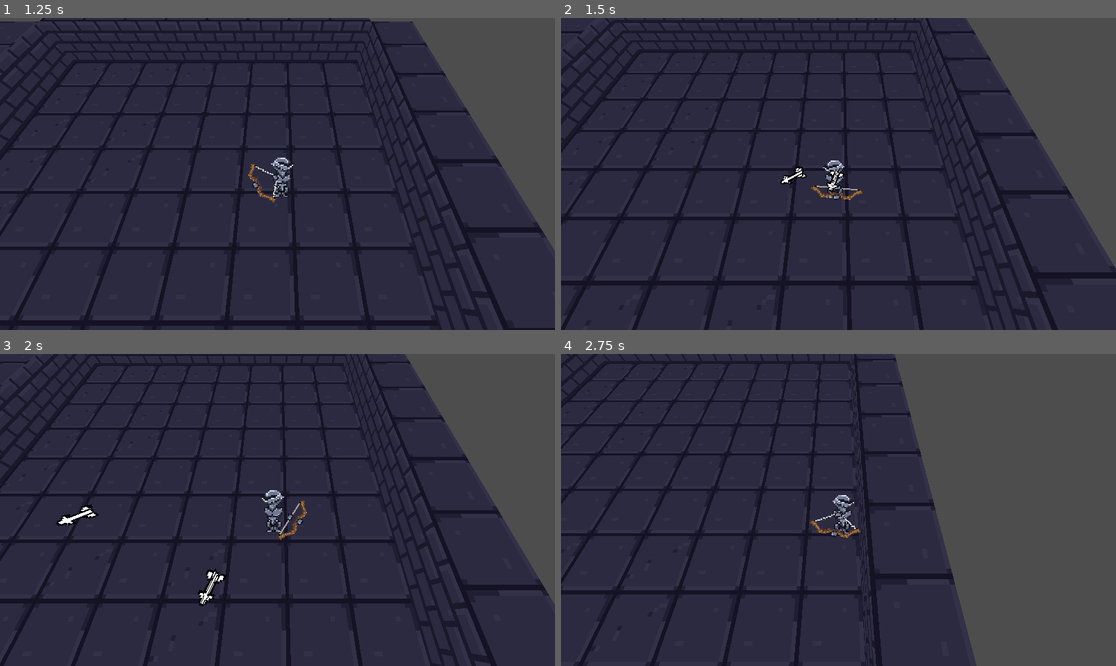
Above: before the commit, frames 1-4 (two rows, left to right).
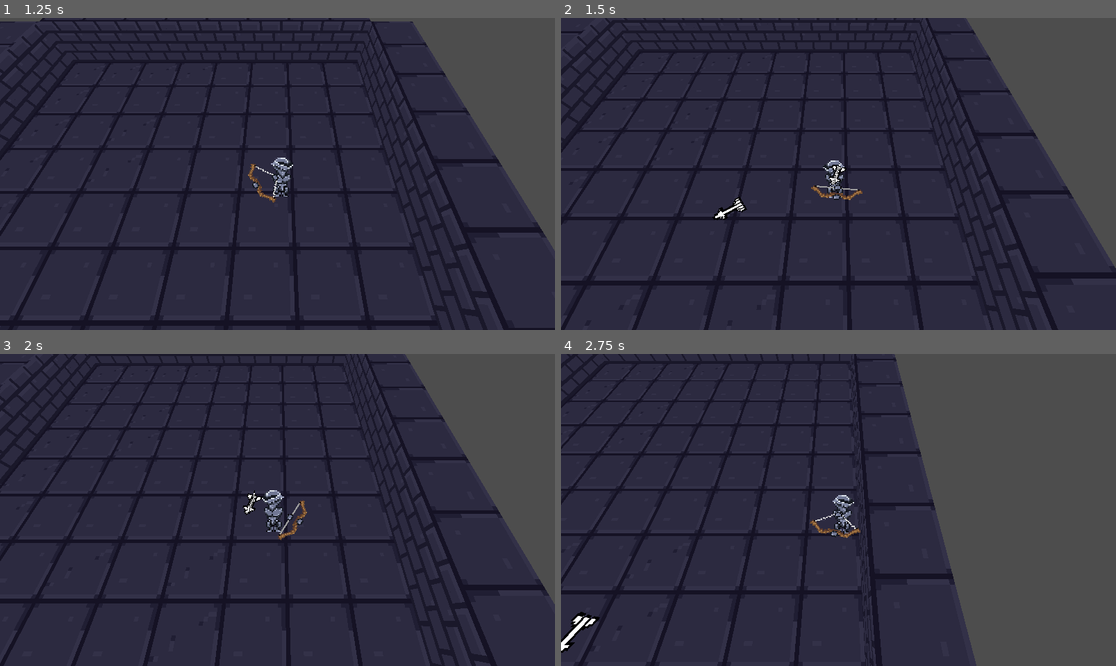
Above: after the commit, the same moments.

Repository: pjimenez1502/Frog-Iron
Game: Godot game, scene res://Scenes/Terrain/Dungeon_1/MAP_Dungeon_1.tscn
Two runs of this game, one before a commit and one after it. Both use one fixed random seed, a clock stepped at 60 frames per second and the inputs below.
Inputs (mouse positions are in pixels of both pictures, inside the frame that each line leads up to):
- Up to frame 1 (1.25 s): move the mouse to (399, 158) at 0.52 s; press the mouse at (399, 158) at 0.53 s; hold D (RIGHT) from 0.53 s (still down)
- Up to frame 2 (1.5 s): move the mouse to (727, 189) at 1.27 s; release D (RIGHT) at 1.28 s; release the mouse at (727, 189) at 1.28 s; hold S (DOWN) from 1.28 s (still down); click (727, 189) at 1.35 s
- Up to frame 3 (2 s): keep holding S (DOWN)
- Up to frame 4 (2.75 s): move the mouse to (894, 441) at 2.02 s; release S (DOWN) at 2.03 s; press the mouse at (894, 441) at 2.03 s; hold D (RIGHT) from 2.03 s (still down)

Frame 1 is identical in both runs. In frame 2, 0.4% of the frame differs, in the area x 27-52%, y 45-65%; in frame 3, 0.6%, in the area x 10-48%, y 43-81%; in frame 4, 0.3%.

Commit message:
bow, arrow shooting

Diff:
--- a/Scenes/Weapons/Bow/Bow.gd
+++ b/Scenes/Weapons/Bow/Bow.gd
@@ -4,7 +4,7 @@
 @onready var projectile_container: Node = $ProjectileContainer
 
 @export var enabled: bool
-@export var projectile: PackedScene
+@export var projectile_prefab: PackedScene
 
 var draw_strength : float
 var drawing : float
@@ -52,17 +52,19 @@
 		draw_strength = 0
 		return
 
-	spawn_projectile(mouse_pos, draw_strength)
+	spawn_projectile(draw_strength)
 
 	sprite.play("drawn_0")
 	drawing = false
 	draw_strength = 0
 
-func spawn_projectile(target_pos: Vector3, strength: float) -> void:
-	var projectile_instance : projectile = projectile.instantiate()
+func spawn_projectile(strength: float) -> void:
+	var projectile_instance : projectile = projectile_prefab.instantiate()
 	projectile_container.add_child(projectile_instance)
 	projectile_instance.global_position = global_position
 	projectile_instance.global_transform.basis = global_transform.basis
+
+	projectile_instance.speed = projectile_instance.speed * strength
 
 func get_mouse_pos():
 	var camera = get_viewport().get_camera_3d()
--- a/Scenes/Weapons/Bow/Bow.tscn
+++ b/Scenes/Weapons/Bow/Bow.tscn
@@ -70,7 +70,7 @@
 [node name="Bow" type="Node3D"]
 script = ExtResource("1_l3qgv")
 enabled = true
-projectile = ExtResource("2_ks2ve")
+projectile_prefab = ExtResource("2_ks2ve")
 
 [node name="Sprite" type="AnimatedSprite3D" parent="."]
 transform = Transform3D(-4.37114e-08, -1, 4.37114e-08, 0, -4.37114e-08, -1, 1, -4.37114e-08, 1.91069e-15, 0, 0, 0.1)
--- a/Scenes/Weapons/Projectile/Arrow.tscn
+++ b/Scenes/Weapons/Projectile/Arrow.tscn
@@ -10,6 +10,7 @@
 collision_layer = 4
 collision_mask = 5
 script = ExtResource("1_88rfi")
+speed = 20.0
 
 [node name="Sprite3D" type="Sprite3D" parent="."]
 transform = Transform3D(-4.37114e-08, 4.37114e-08, 1, 1, 1.91069e-15, 4.37114e-08, 0, 1, -4.37114e-08, 0, 0, 0)
--- a/Scenes/Weapons/Projectile/Projectile.gd
+++ b/Scenes/Weapons/Projectile/Projectile.gd
@@ -13,7 +13,7 @@
 		check_collision(collision.get_collider(), collision.get_position())
 
 func check_collision(collision, point: Vector3) -> void:
-	print(collision)
+	print("projectile collided: ",collision)
 	if !"health" in collision:
 		queue_free()
 		return
